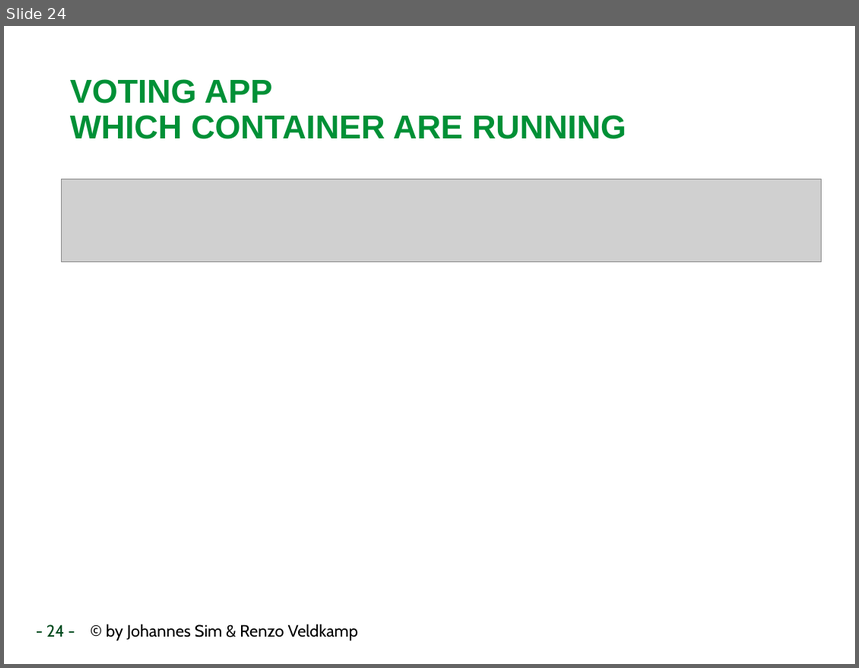
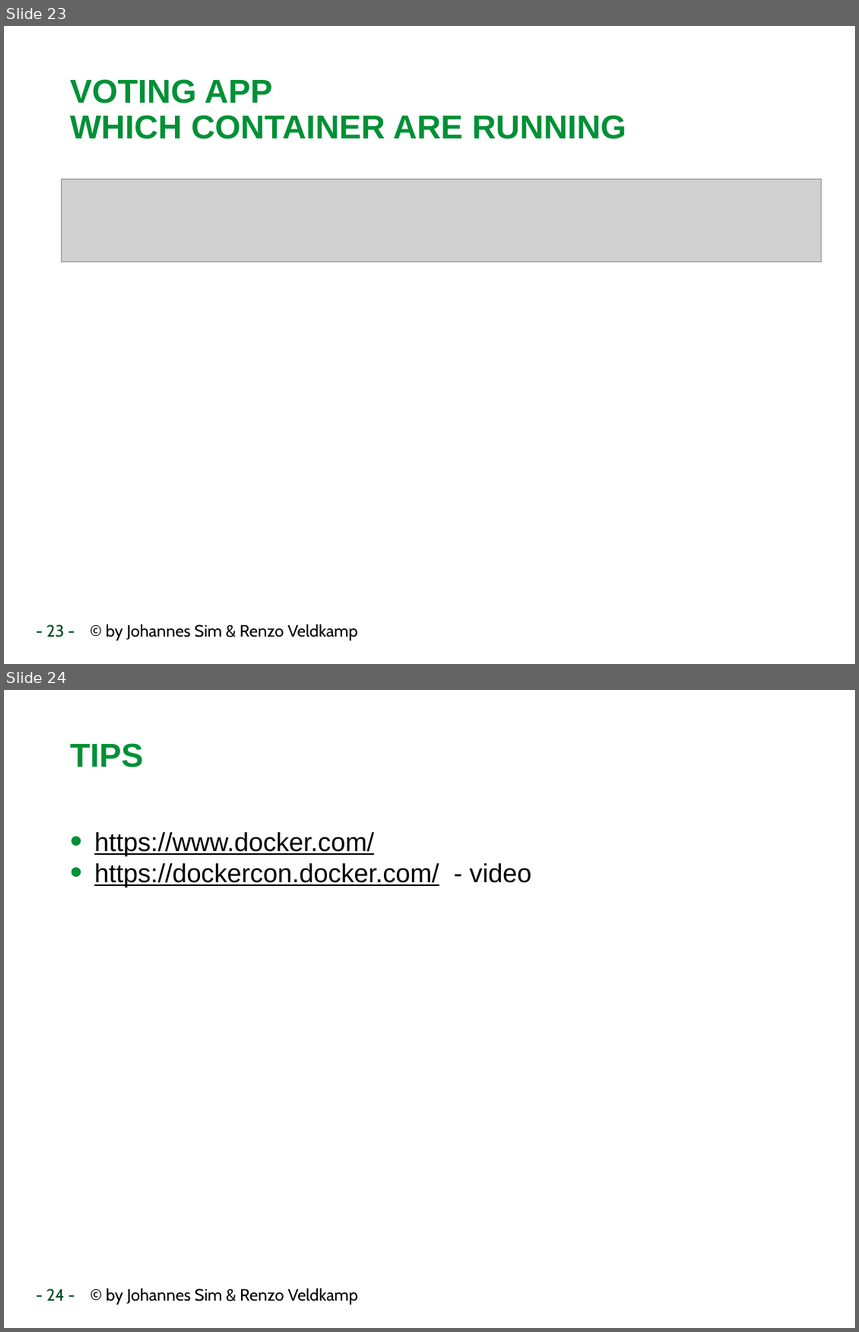
Before and after one commit to RenzoVeldkamp/MicroContainer, a slide deck: Presentatie/Docker102.pptx. Shown one above the other, each under a label of ours: slide 24 before the commit, slides 23 and 24 after it. The pictures are 859x668 and 859x1332 pixels, drawn with LibreOffice and Linux fonts; fonts in the diff are those of the drawing; grey boxes stand for pictures; background and template pictures are left out. Boxes give left, top, right and bottom in pixels: in the first picture for what was removed or moved away, otherwise in the second. Text is boxed around its words. In the diff, an @@ line names an element or a change of style, - is before the commit and + after.

```diff
--- a/Presentatie/Docker102.pptx
+++ b/Presentatie/Docker102.pptx
@@ slide 24 added at <box>4,690,855,1328</box>, background #FFFFFF; not listed: 1 template element that a slide beside it also shows @@
@@ title added at <box>70,743,144,768</box>, 28 pt, text #009036, bold @@
+TIPS
@@ text added at <box>94,832,532,888</box>, 22 pt, text #000000, underline @@
+• https://www.docker.com/
+• https://dockercon.docker.com/ - video
@@ what was slide 24 is now slide 23 @@
@@ text at <box>47,624,358,641</box>: text changed @@
-- 24 - © by Johannes Sim & Renzo Veldkamp
+- 23 - © by Johannes Sim & Renzo Veldkamp
```
Also in this commit, not shown: 2 slides changed, 1 slide removed.
